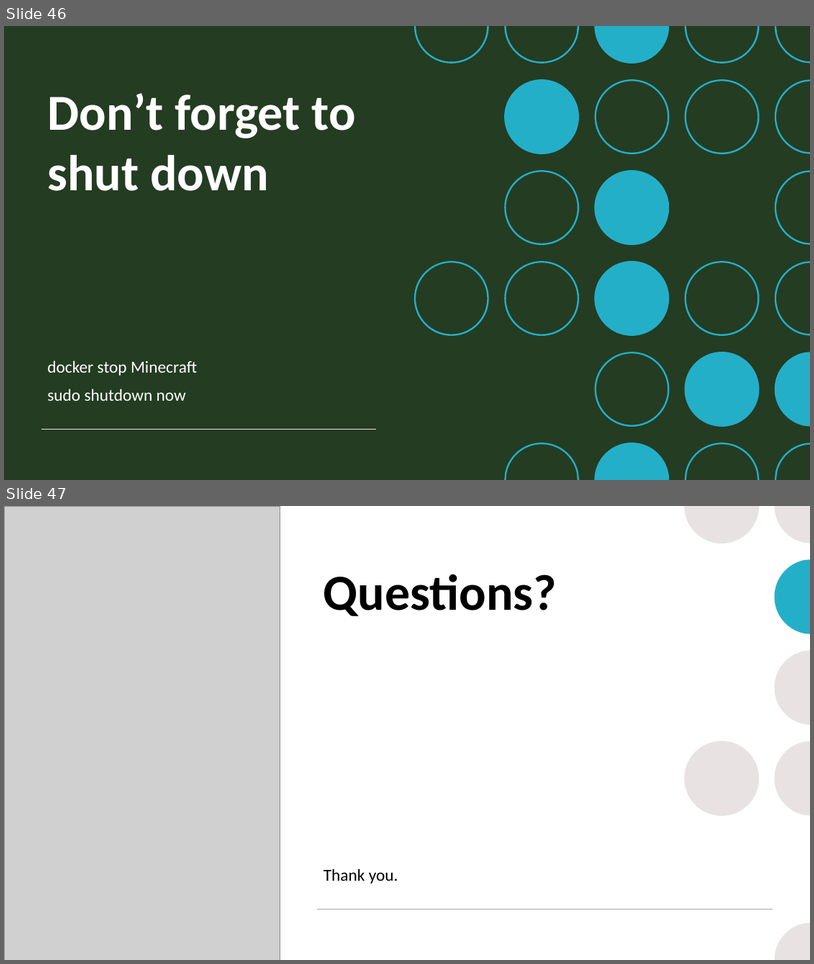
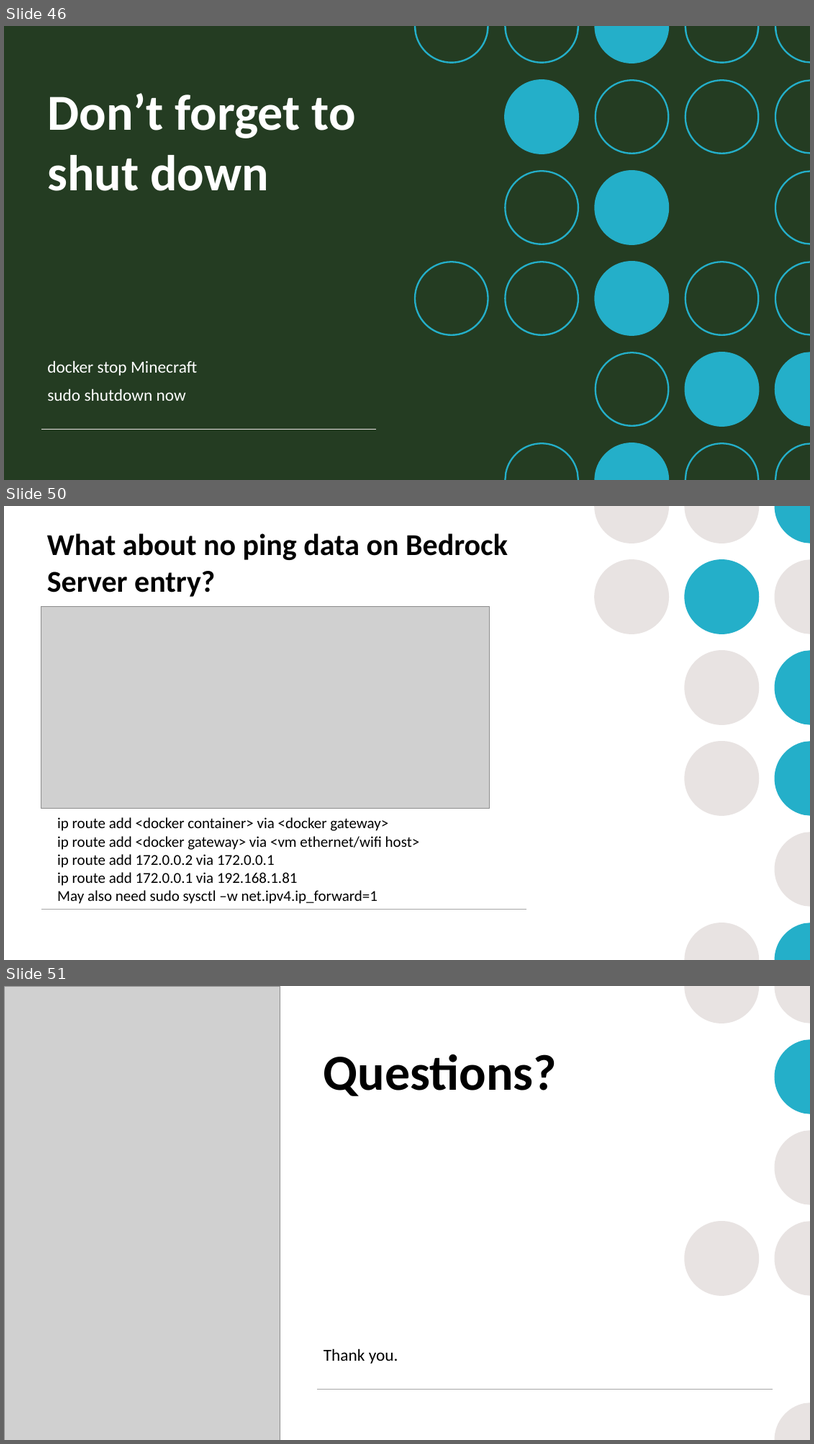
Before and after one commit to mrobbeloth/Lectures, a slide deck: Minecraft/Learning DevOps Through Minecraft.pptx. Shown one above the other, each under a label of ours: slides 46 and 47 before the commit, slides 46, 50 and 51 after it; the slides between them are not shown. The pictures are 814x964 and 814x1444 pixels, drawn with LibreOffice and Linux fonts; fonts in the diff are those of the drawing; grey boxes stand for pictures. Boxes give left, top, right and bottom in pixels: in the first picture for what was removed or moved away, otherwise in the second. Text is boxed around its words. In the diff, an @@ line names an element or a change of style, - is before the commit and + after.

Commit message:
Update presentation with Bedrock info

```diff
--- a/Minecraft/Learning DevOps Through Minecraft.pptx
+++ b/Minecraft/Learning DevOps Through Minecraft.pptx
@@ slide 50 added at (x1=4, y1=506, x2=810, y2=960), background #FFFFFF; not listed: 7 template elements that a slide beside it also shows @@
@@ group added at (x1=594, y1=506, x2=759, y2=960): 4 ellipses, 2 freeform shapes @@
@@ title added at (x1=47, y1=533, x2=508, y2=597), 36 pt, text #000000, bold @@
+What about no ping data on Bedrock Server entry?
@@ picture added at (x1=41, y1=606, x2=489, y2=808) @@
@@ text added at (x1=57, y1=817, x2=420, y2=903), 18 pt, text #000000 @@
+ip route add <docker container> via <docker gateway>
+ip route add <docker gateway> via <vm ethernet/wifi host>
+ip route add 172.0.0.2 via 172.0.0.1
+ip route add 172.0.0.1 via 192.168.1.81
+May also need sudo sysctl –w net.ipv4.ip_forward=1
@@ line added from (41, 909) to (527, 909), #A6A6A6 1 pt @@
@@ what was slide 47 is now slide 51 @@
```
Also in this commit, not shown: 4 slides changed, 4 other slides added, 2 slides removed.
